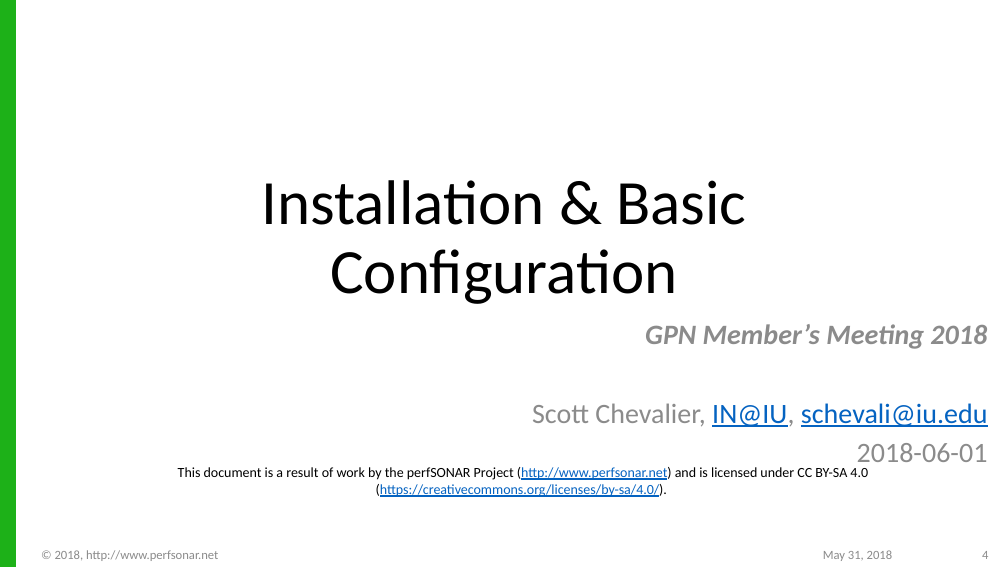
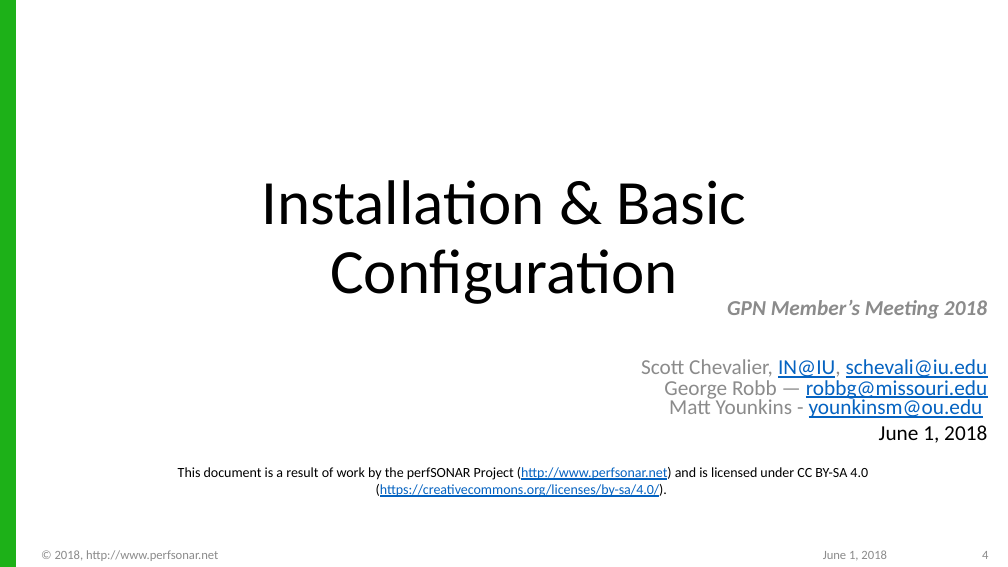
Before and after one commit to GreatPlainsNetwork/20180601-FIONAworkshop, a slide deck: slide 4 of presentations/GPN201806-perfSONAR-Installation_and_Basic_Configuration.pptx. Drawn at 1008x567 pixels with LibreOffice and Linux fonts; fonts in the diff are those of the drawing; background and template pictures are left out. Boxes give left, top, right and bottom in pixels: in the first picture for what was removed or moved away, otherwise in the second. Text is boxed around its words. In the diff, an @@ line names an element or a change of style, - is before the commit and + after.

```diff
--- a/presentations/GPN201806-perfSONAR-Installation_and_Basic_Configuration.pptx
+++ b/presentations/GPN201806-perfSONAR-Installation_and_Basic_Configuration.pptx
@@ text "GPN Member’s Meeting 2018": place and size @@
-text "GPN Member’s Meeting 2018" at bbox=[532, 324, 988, 469]
+text "GPN Member’s Meeting 2018" at bbox=[641, 300, 988, 443]
@@ text at bbox=[641, 300, 988, 378]: size 20 to 15.2 pt in "GPN Member’s Meeting 2018", "Scott Chevalier, IN@IU, schevali@iu.edu" @@
@@ text at bbox=[664, 377, 987, 443]: text changed; size 20 to 15.2 pt; text colour #8C8C8C to #0563C1 @@
-2018-06-01
+George Robb — robbg@missouri.edu
+Matt Younkins - younkinsm@ou.edu
+June 1, 2018
@@ text at bbox=[823, 550, 887, 559]: text changed @@
-May 31, 2018
+June 1, 2018
```
Also in this commit, not shown: 47 other slides changed, 2 other files.
